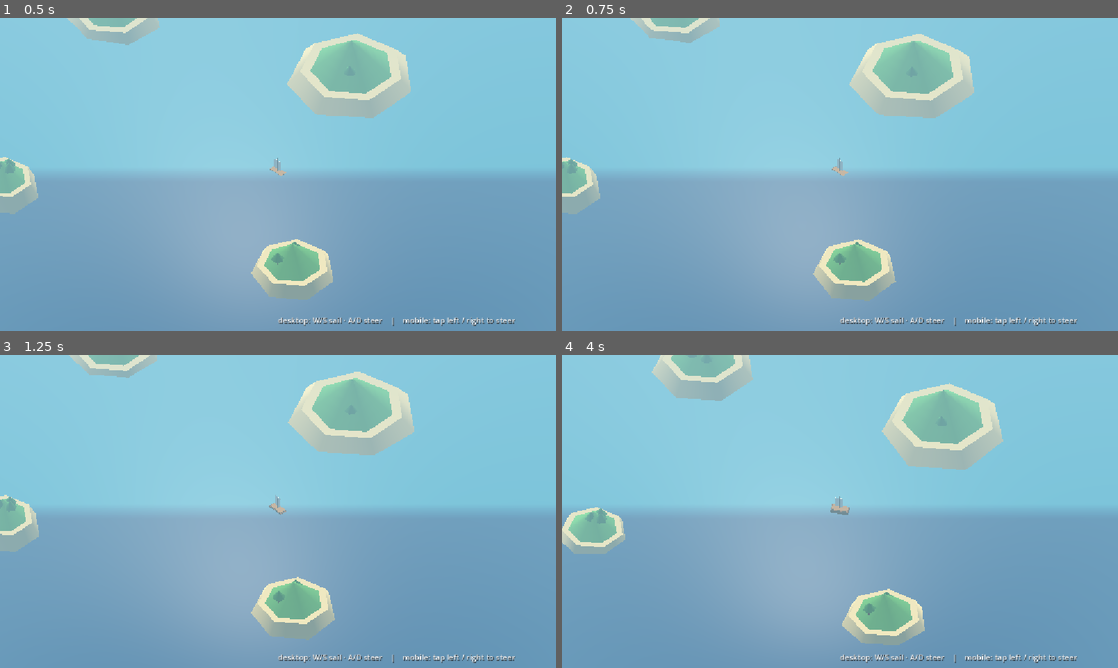
Above: before the commit, frames 1-4 (two rows, left to right).
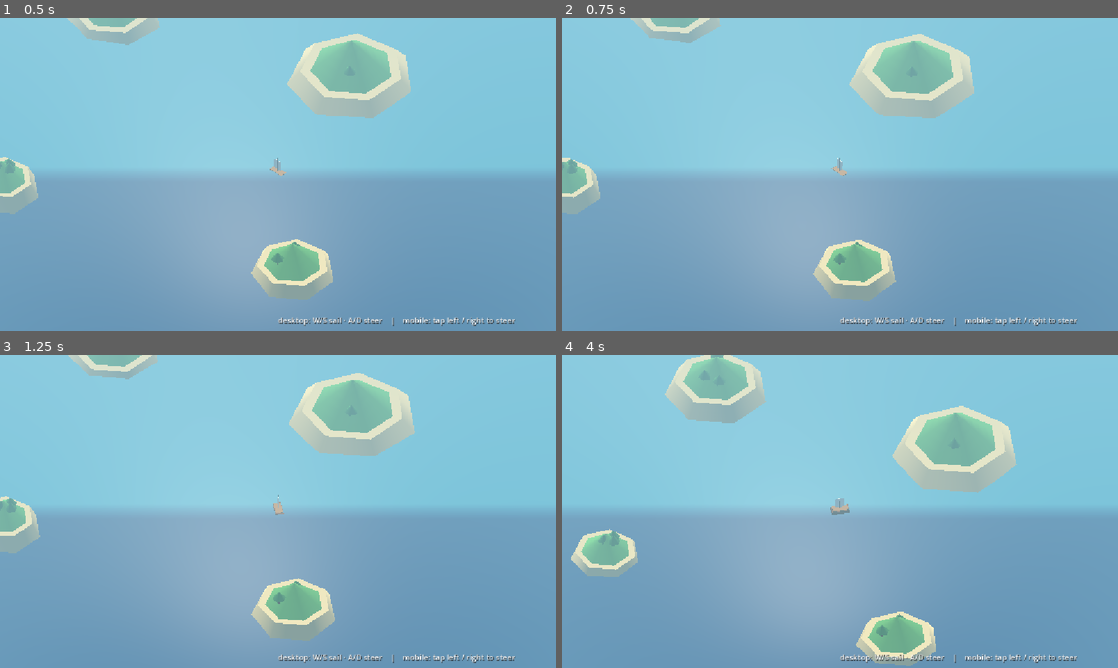
Above: after the commit, the same moments.

Repository: dimitrikachler/bonnezeaux
Game: Godot game, scene res://main.tscn
Same seed, same stepped clock (60 frames per second), same inputs: the game is played once before the commit and once after it.
Inputs (mouse positions are in pixels of both pictures, inside the frame that each line leads up to):
- Up to frame 1 (0.5 s): no input
- Up to frame 2 (0.75 s): move the mouse to (962, 158) at 0.52 s; hold D from 0.53 s (still down); click (962, 158) at 0.67 s
- Up to frame 3 (1.25 s): keep holding D
- Up to frame 4 (4 s): release D at 1.25 s; drag from (728, 527) to (812, 574) at 1.27 s; move the mouse to (895, 442) at 2.02 s; hold D 2.03-2.75 s; drag from (812, 574) to (673, 464) at 2.77 s; move the mouse to (1006, 558) at 3.52 s; hold A from 3.53 s (still down)

Frame 1 is identical in both runs. In frame 2, 0.1% of the frame differs, in the area x 0-75%, y 0-91%; in frame 3, 0.9%; in frame 4, 13%, in the area x 0-82%, y 0-100%.

Commit message:
Make the boat nimbler — faster accel, sharper turning
Co-Authored-By: Claude Opus 4.8 <noreply@anthropic.com>
Claude-Session: https://claude.ai/code/session_01XaqNMBDCMS3Umo73t3PtKx

Diff:
--- a/main.gd
+++ b/main.gd
@@ -4,10 +4,10 @@
 ## project stays easy to edit by hand. Replace/extend freely.
 
 # --- Boat physics tunables -------------------------------------------------
-const MAX_SPEED := 22.0
-const ACCEL := 14.0
-const DRAG := 1.6
-const TURN := 1.7            # rad/s at full speed
+const MAX_SPEED := 28.0
+const ACCEL := 26.0
+const DRAG := 1.3
+const TURN := 2.8            # rad/s at full speed
 const CAM_OFFSET := Vector3(40, 50, -40)
 
 var heading := 0.0           # radians, 0 = +Z
@@ -272,7 +272,7 @@
 	speed = clampf(speed, -MAX_SPEED * 0.4, MAX_SPEED)
 
 	# need some speed before the rudder bites
-	var steer_scale := minf(1.0, absf(speed) / 6.0)
+	var steer_scale := minf(1.0, absf(speed) / 3.0)
 	heading += steer * TURN * delta * steer_scale * signf(speed if speed != 0.0 else 1.0)
 
 	var nx := boat.position.x + sin(heading) * speed * delta
